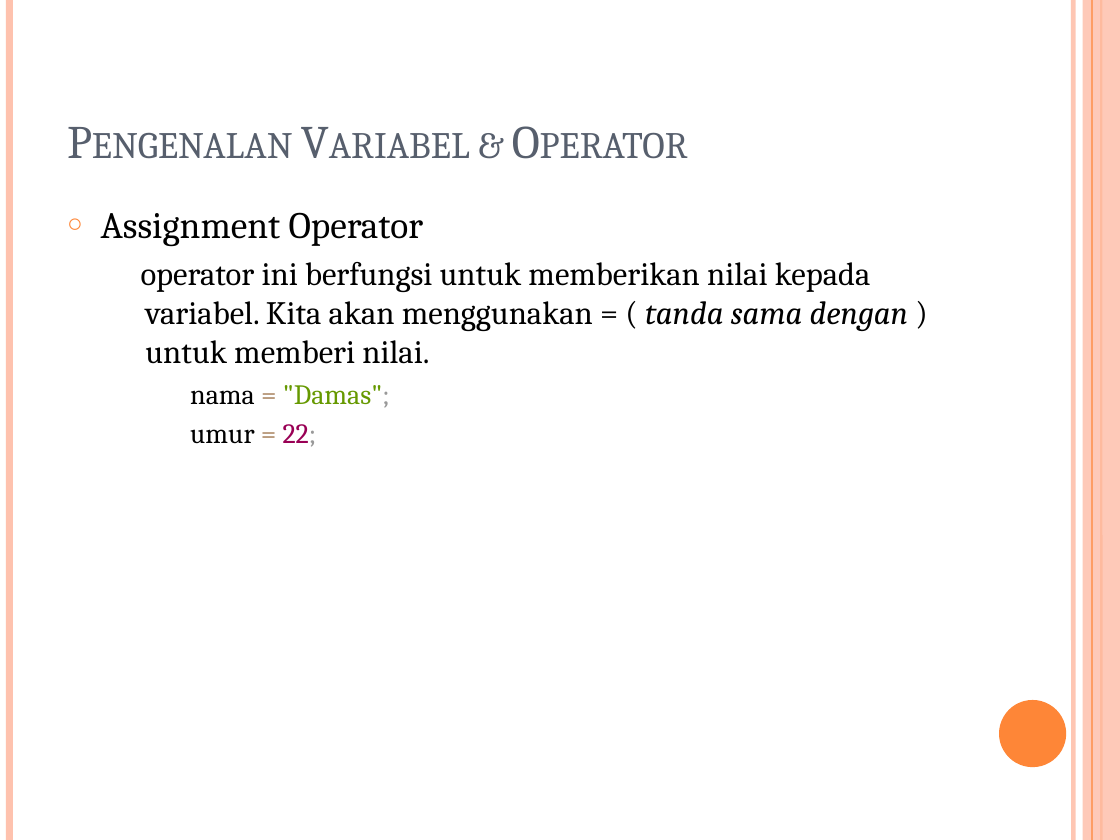
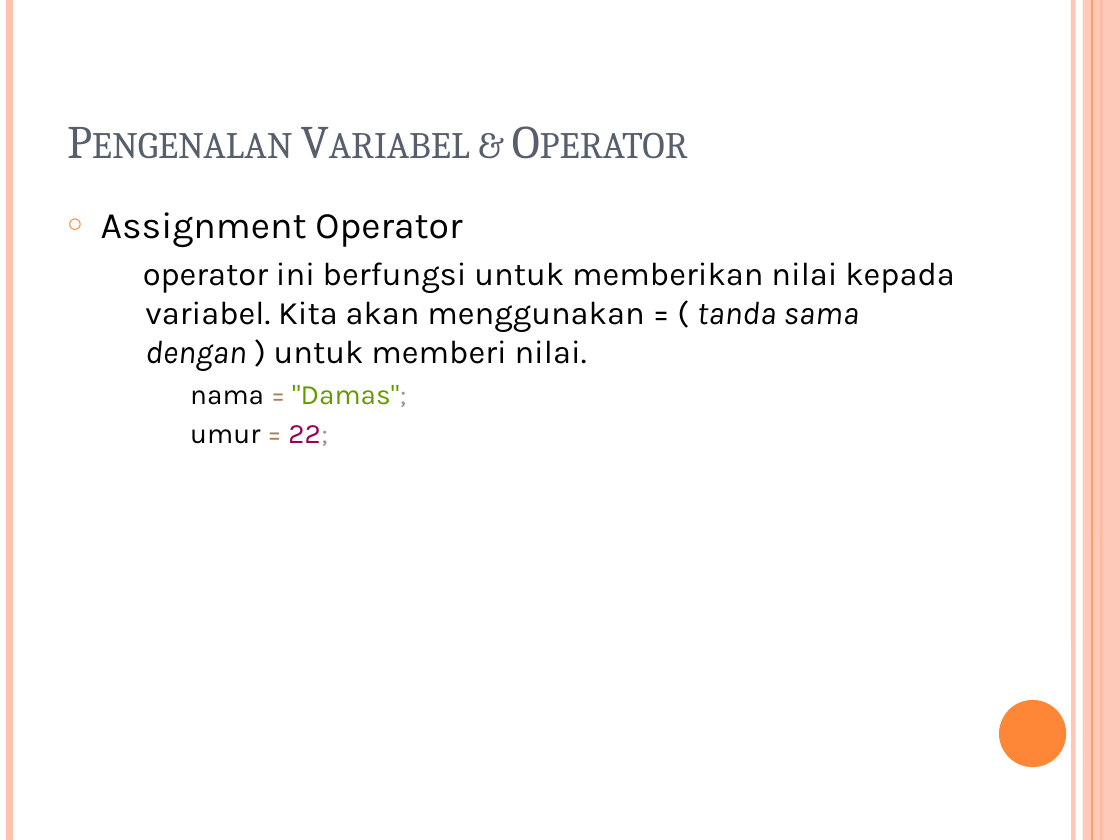
Before and after one commit to tandasanyu/Binus_CPP_2023, a slide deck: slide 12 of Pertemuan1/Pengenalan C++_Pertemuan1_02-09-2023.pptx (slide 6 before the commit). Drawn at 1120x840 pixels with LibreOffice and Linux fonts; fonts in the diff are those of the drawing. Boxes give left, top, right and bottom in pixels: in the first picture for what was removed or moved away, otherwise in the second. Text is boxed around its words. In the diff, an @@ line names an element or a change of style, - is before the commit and + after.

Commit message:
Update Pengenalan C++_Pertemuan1_02-09-2023.pptx
Update PPT

```diff
--- a/Pertemuan1/Pengenalan C++_Pertemuan1_02-09-2023.pptx
+++ b/Pertemuan1/Pengenalan C++_Pertemuan1_02-09-2023.pptx
@@ text "Assignment Operator" at <box>101,212,955,446</box>: font Cambria to Karla @@
```
Also in this commit, not shown: 8 other slides changed, 9 slides added.
